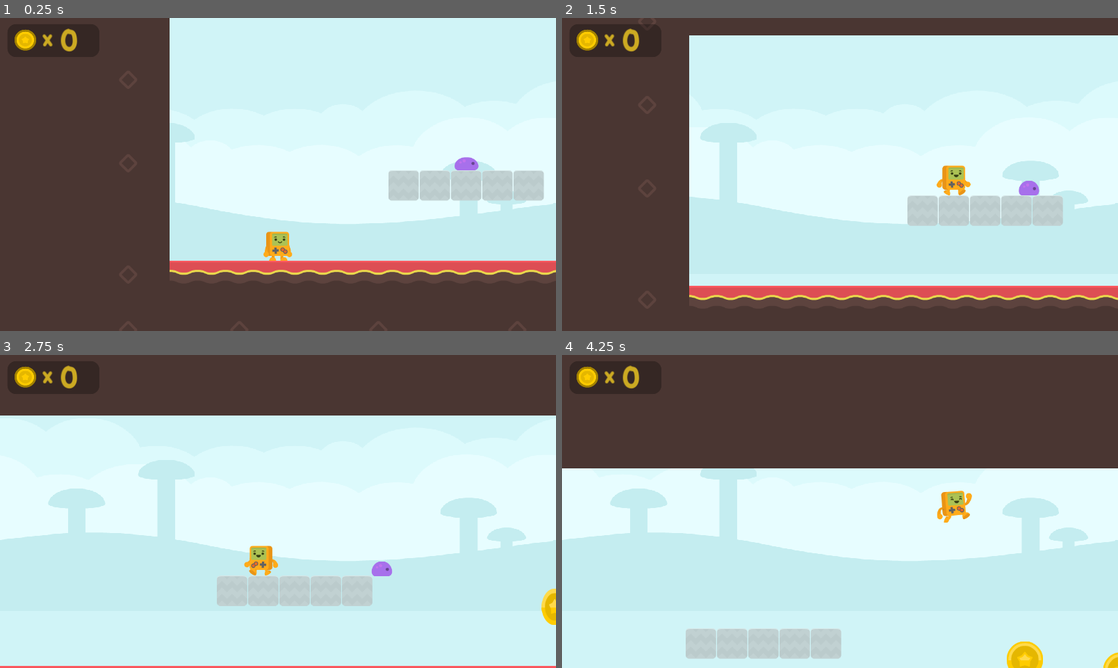
Above: before the commit, frames 1-4 (two rows, left to right).
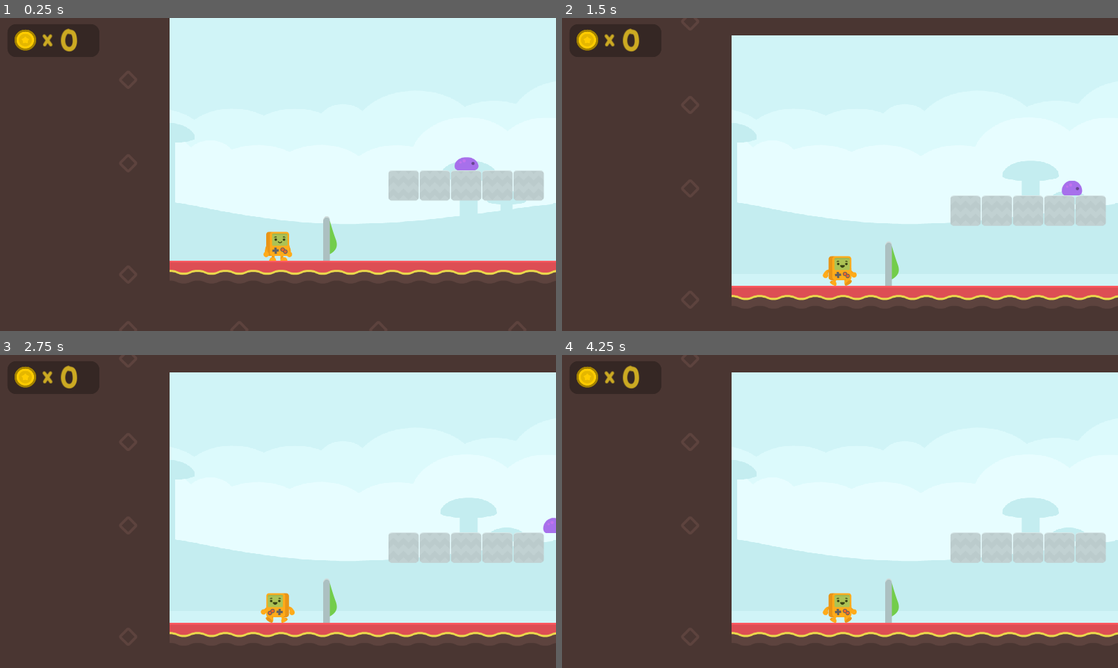
Above: after the commit, the same moments.

Repository: mtk3281/Heavenly-Knight
Game: Godot game, scene res://level_1.tscn
The game is run twice, just before and just after one commit, with the same random seed, the same clock (stepped at 60 frames per second) and the same inputs.
Inputs (mouse positions are in pixels of both pictures, inside the frame that each line leads up to):
- Up to frame 1 (0.25 s): no input
- Up to frame 2 (1.5 s): move the mouse to (962, 158) at 0.52 s; hold Right (right) from 0.53 s (still down); click (962, 158) at 0.6 s; tap Space (jump) at 0.77 s; move the mouse to (728, 190) at 1.27 s; tap Shift (run) at 1.35 s
- Up to frame 3 (2.75 s): tap Space (jump) at 1.52 s; move the mouse to (333, 442) at 2.02 s; release Right (right) at 2.03 s; hold Left (left) from 2.03 s (still down); click (333, 442) at 2.1 s
- Up to frame 4 (4.25 s): move the mouse to (812, 574) at 2.77 s; release Left (left) at 2.78 s; hold Right (right) from 2.78 s (still down); tap Shift (run) at 2.85 s; tap Space (jump) at 3.02, 3.77 s; move the mouse to (1006, 558) at 3.52 s; click (1006, 558) at 3.6 s

The runs differ from the first frame. In frame 1, 0.2% of the frame differs, in the area x 58-61%, y 63-78%; in frame 2, 10%; in frame 3, 50%; in frame 4, 54%, in the area x 0-100%, y 5-100%.
Error after the commit: Invalid operands 'float' and 'Nil' in operator '*'. (res://steve.gd:57)

Commit message:
checkpoint

Diff:
--- /dev/null
+++ b/Heavenly Knight 2.0/check_point.gd
@@ -0,0 +1,7 @@
+extends Node2D
+
+
+func _on_area_2d_body_entered(body):
+	if body.name == "Steve":
+		$AnimatedSprite2D.play("checkpoint")
+		body.update_checkpoint()
--- /dev/null
+++ b/Heavenly Knight 2.0/check_point.tscn
@@ -0,0 +1,49 @@
+[gd_scene load_steps=7 format=3 uid="uid://l4ol1jmu1v2r"]
+
+[ext_resource type="Script" path="res://check_point.gd" id="1_eyt68"]
+[ext_resource type="Texture2D" uid="uid://6kboxs4ji7w5" path="res://Assets/background/flagGreen_down.png" id="1_qr7gp"]
+[ext_resource type="Texture2D" uid="uid://wq43cb36r8rl" path="res://Assets/background/flagGreen2.png" id="2_dcrhe"]
+[ext_resource type="Texture2D" uid="uid://ixtwaupkq4qc" path="res://Assets/background/flagGreen1.png" id="3_bffp1"]
+
+[sub_resource type="SpriteFrames" id="SpriteFrames_6gjp1"]
+animations = [{
+"frames": [{
+"duration": 1.0,
+"texture": ExtResource("2_dcrhe")
+}, {
+"duration": 1.0,
+"texture": ExtResource("3_bffp1")
+}],
+"loop": true,
+"name": &"checkpoint",
+"speed": 3.0
+}, {
+"frames": [{
+"duration": 1.0,
+"texture": ExtResource("1_qr7gp")
+}],
+"loop": false,
+"name": &"idle",
+"speed": 5.0
+}]
+
+[sub_resource type="RectangleShape2D" id="RectangleShape2D_68xtg"]
+size = Vector2(50, 104)
+
+[node name="CheckPoint" type="Node2D"]
+script = ExtResource("1_eyt68")
+
+[node name="AnimatedSprite2D" type="AnimatedSprite2D" parent="."]
+position = Vector2(50, 52)
+scale = Vector2(0.8, 0.8)
+sprite_frames = SubResource("SpriteFrames_6gjp1")
+animation = &"idle"
+
+[node name="Area2D" type="Area2D" parent="."]
+collision_layer = 64
+
+[node name="CollisionShape2D" type="CollisionShape2D" parent="Area2D"]
+position = Vector2(21, 53)
+shape = SubResource("RectangleShape2D_68xtg")
+
+[connection signal="body_entered" from="Area2D" to="." method="_on_area_2d_body_entered"]
--- a/Heavenly Knight 2.0/global_var.gd
+++ b/Heavenly Knight 2.0/global_var.gd
@@ -2,7 +2,7 @@
 
 var coin = 0
 var life_count = 3
-
+var checkpoint = Vector2.ZERO
 
 # Called when the node enters the scene tree for the first time.
 func _ready():
--- a/Heavenly Knight 2.0/level_1.tscn
+++ b/Heavenly Knight 2.0/level_1.tscn
@@ -8,6 +8,7 @@
 [ext_resource type="PackedScene" uid="uid://bc3yabmsst5u2" path="res://moving_background.tscn" id="4_ho5r6"]
 [ext_resource type="PackedScene" uid="uid://1d83s1ts0qdy" path="res://coin.tscn" id="6_3kc2o"]
 [ext_resource type="PackedScene" uid="uid://behsg1e0cuu2j" path="res://enemy.tscn" id="8_f1qr0"]
+[ext_resource type="PackedScene" uid="uid://l4ol1jmu1v2r" path="res://check_point.tscn" id="9_25kmy"]
 
 [sub_resource type="RectangleShape2D" id="RectangleShape2D_j0r6r"]
 size = Vector2(5360, 154)
@@ -29,11 +30,6 @@
 
 [node name="Steve" parent="." instance=ExtResource("1_iycjl")]
 position = Vector2(322, 454)
-SPEED = 400
-RUN_SPEED = 550
-JUMP_VELOCITY = -800.0
-FRICTION = 0.1
-ACC = 0.2
 
 [node name="ParallaxBackground" parent="." instance=ExtResource("4_ho5r6")]
 
@@ -57,6 +53,9 @@
 
 [node name="Node2D" type="Node2D" parent="."]
 
+[node name="CheckPoint" parent="Node2D" instance=ExtResource("9_25kmy")]
+position = Vector2(428, 393)
+
 [node name="enemy" parent="Node2D" instance=ExtResource("8_f1qr0")]
 position = Vector2(736, 252)
 direction = 1
--- a/Heavenly Knight 2.0/project.godot
+++ b/Heavenly Knight 2.0/project.godot
@@ -80,6 +80,7 @@
 2d_physics/layer_4="enemy"
 2d_physics/layer_5="fallzone"
 2d_physics/layer_6="fireball"
+2d_physics/layer_7="checkpoint"
 
 [physics]
 
--- a/Heavenly Knight 2.0/steve.gd
+++ b/Heavenly Knight 2.0/steve.gd
@@ -1,7 +1,7 @@
 extends CharacterBody2D
 
 const FIREBALL = preload("fireball.tscn")
-
+const PLAYER = preload("res://steve.tscn")
 @export var SPEED = 400
 @export var RUN_SPEED = 550
 @export var JUMP_VELOCITY = -800.0
@@ -10,13 +10,17 @@
 #const ACC = 125
 #const FRICTION = 160
 
+
 const MAX_JUMP = 2
 
 var GRAVITY = ProjectSettings.get_setting("physics/2d/default_gravity")
 
 var jump_count = 1
 var dead = false
-var checkpoint
+
+#func _ready():
+#	GlobalVar.checkpoint = position
+#	print(GlobalVar.checkpoint)
 
 
 func _physics_process(delta):
@@ -98,9 +102,15 @@
 	Input.action_release("jump")
 
 
-
+func update_checkpoint():
+	pass
+	GlobalVar.checkpoint = position
+	print(position)
 
 func _on_timer_timeout():
-	queue_free()
+#	var plr = PLAYER.instantiate()
+#	get_parent().add_child(plr)
+#	plr.position = GlobalVar.checkpoint
 	GlobalVar.life_count -= 1
+
 	get_tree().change_scene_to_file("res://level_1.tscn")
--- a/Heavenly Knight 2.0/steve.tscn
+++ b/Heavenly Knight 2.0/steve.tscn
@@ -74,6 +74,11 @@
 [node name="Steve" type="CharacterBody2D"]
 collision_mask = 2
 script = ExtResource("1_1bn53")
+SPEED = null
+RUN_SPEED = null
+JUMP_VELOCITY = null
+FRICTION = null
+ACC = null
 
 [node name="Sprite2D" type="AnimatedSprite2D" parent="."]
 sprite_frames = SubResource("SpriteFrames_3kpuq")
Binary file added: Heavenly Knight 2.0/Assets/background/flagGreen1.png
Not shown, added: Heavenly Knight 2.0/Assets/background/flagGreen1.png.import
Binary file added: Heavenly Knight 2.0/Assets/background/flagGreen2.png
Not shown, added: Heavenly Knight 2.0/Assets/background/flagGreen2.png.import
Binary file added: Heavenly Knight 2.0/Assets/background/flagGreen_down.png
Not shown, added: Heavenly Knight 2.0/Assets/background/flagGreen_down.png.import
Not shown: 1 places in Heavenly Knight 2.0/level_1.tscn that only renumber resources
